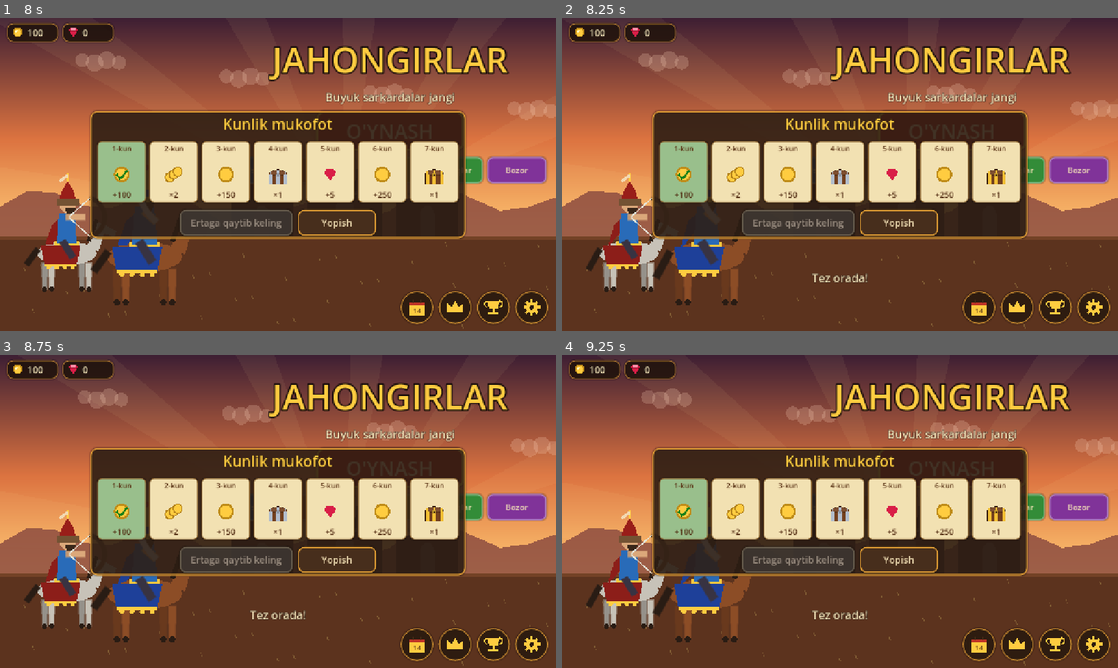
Above: before the commit, frames 1-4 (two rows, left to right).
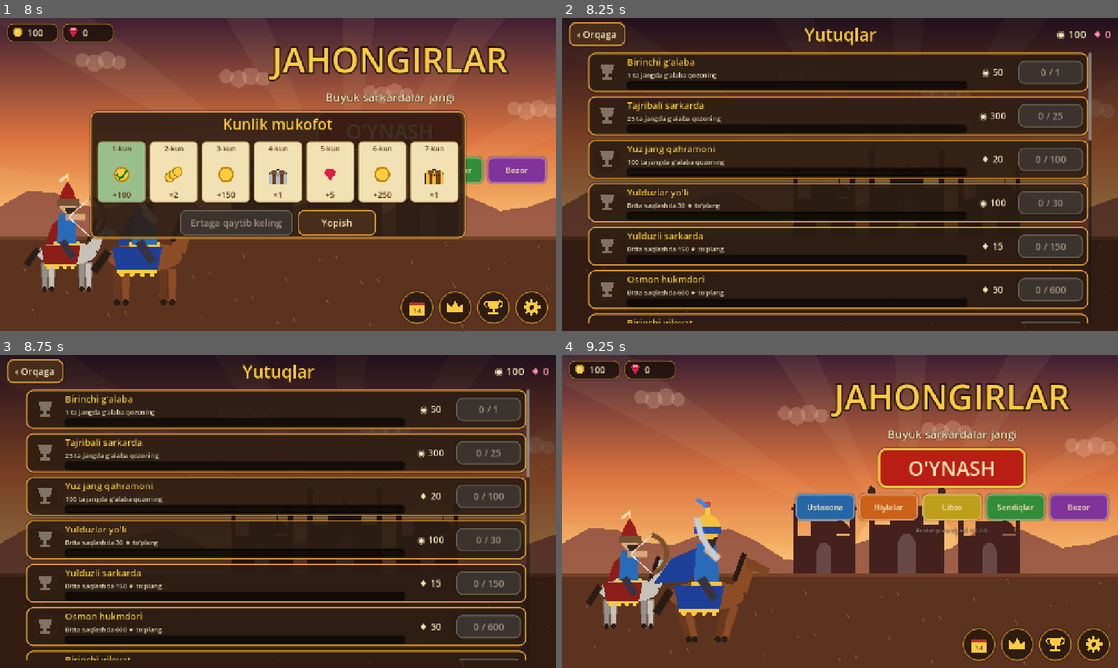
Above: after the commit, the same moments.

Repository: bekzodbeknematov8-cpu/lost-centuries-game
Game: Godot game, scene res://scenes/main_menu.tscn
The game is run twice, just before and just after one commit, with the same random seed, the same clock (stepped at 60 frames per second) and the same inputs.
Inputs (mouse positions are in pixels of both pictures, inside the frame that each line leads up to):
- Up to frame 1 (8 s): click "Olish" at 0.5 s; click "O'YNASH" at 1.25 s; click "Ustaxona" at 2 s; click "Hiylalar" at 2.75 s; click "Libos" at 3.5 s; tap Enter at 4.25 s; move the mouse to (400, 158) at 4.27 s; hold D 4.28-5 s; click (400, 158) at 4.42 s; tap Space at 4.52 s; click "Sandiqlar" at 5 s; click "Bozor" at 5.75 s; click "‹ Orqaga" at 6.5 s; click (417, 305) at 7.25 s
- Up to frame 2 (8.25 s): click (1017, 305) at 8.02 s
- Up to frame 3 (8.75 s): no input
- Up to frame 4 (9.25 s): click (595, 370) at 8.75 s, where only the run after the commit has a clickable "‹ Orqaga"

Frame 1 is identical in both runs. In frame 2, 90% of the frame differs, in the area x 0-100%, y 0-100%; in frame 3, 90%; in frame 4, 27%.

Commit message:
Yutuqlar: 20 ta yutuq va mukofotlar
- G'alaba, yulduz, boss, to'lqin, o'ldirish, ustaxona, sandiq, hiyla, kunlik, libos, sarkardalar
- Statistika hisoblagichlari; yutuqlar ekrani; tojda olinadigan mukofotlar belgisi
- 1 yangi test

Co-Authored-By: Claude Opus 5.5 <noreply@anthropic.com>
Claude-Session: https://claude.ai/code/session_01AUvG8mVZ2xcqJ9Wfw9UwnE

Diff:
--- /dev/null
+++ b/data/achievements.json
@@ -0,0 +1,27 @@
+{
+	"order": ["first_win", "wins_25", "wins_100", "stars_30", "stars_150", "stars_600", "boss_1", "boss_10", "boss_40",
+		"wave_10", "wave_25", "kills_500", "kills_5000", "upgrades_10", "upgrades_40", "chests_10", "tactics_20",
+		"daily_7", "outfits_3", "heroes_4"],
+	"list": {
+		"first_win":   {"metric": "wins",       "target": 1,    "reward": {"type": "coins", "amount": 50}},
+		"wins_25":     {"metric": "wins",       "target": 25,   "reward": {"type": "coins", "amount": 300}},
+		"wins_100":    {"metric": "wins",       "target": 100,  "reward": {"type": "gems", "amount": 20}},
+		"stars_30":    {"metric": "stars",      "target": 30,   "reward": {"type": "coins", "amount": 100}},
+		"stars_150":   {"metric": "stars",      "target": 150,  "reward": {"type": "gems", "amount": 15}},
+		"stars_600":   {"metric": "stars",      "target": 600,  "reward": {"type": "gems", "amount": 50}},
+		"boss_1":      {"metric": "bosses",     "target": 1,    "reward": {"type": "coins", "amount": 100}},
+		"boss_10":     {"metric": "bosses",     "target": 10,   "reward": {"type": "gems", "amount": 20}},
+		"boss_40":     {"metric": "bosses",     "target": 40,   "reward": {"type": "gems", "amount": 80}},
+		"wave_10":     {"metric": "best_wave",  "target": 10,   "reward": {"type": "coins", "amount": 150}},
+		"wave_25":     {"metric": "best_wave",  "target": 25,   "reward": {"type": "gems", "amount": 25}},
+		"kills_500":   {"metric": "kills",      "target": 500,  "reward": {"type": "coins", "amount": 200}},
+		"kills_5000":  {"metric": "kills",      "target": 5000, "reward": {"type": "gems", "amount": 30}},
+		"upgrades_10": {"metric": "upgrades",   "target": 10,   "reward": {"type": "coins", "amount": 150}},
+		"upgrades_40": {"metric": "upgrades",   "target": 40,   "reward": {"type": "gems", "amount": 25}},
+		"chests_10":   {"metric": "chests",     "target": 10,   "reward": {"type": "gems", "amount": 15}},
+		"tactics_20":  {"metric": "tactics",    "target": 20,   "reward": {"type": "coins", "amount": 150}},
+		"daily_7":     {"metric": "daily",      "target": 7,    "reward": {"type": "gems", "amount": 20}},
+		"outfits_3":   {"metric": "outfits",    "target": 3,    "reward": {"type": "coins", "amount": 150}},
+		"heroes_4":    {"metric": "heroes",     "target": 4,    "reward": {"type": "gems", "amount": 30}}
+	}
+}
--- a/data/strings.json
+++ b/data/strings.json
@@ -1264,5 +1264,209 @@
 		"en": "for master commanders only",
 		"ru": "только для мастеров",
 		"tr": "yalnızca usta komutanlar için"
+	},
+	"ACH_FIRST_WIN": {
+		"uz": "Birinchi g'alaba",
+		"en": "First victory",
+		"ru": "Первая победа",
+		"tr": "İlk zafer"
+	},
+	"ACH_WINS_25": {
+		"uz": "Tajribali sarkarda",
+		"en": "Seasoned commander",
+		"ru": "Опытный полководец",
+		"tr": "Tecrübeli komutan"
+	},
+	"ACH_WINS_100": {
+		"uz": "Yuz jang qahramoni",
+		"en": "Hero of a hundred battles",
+		"ru": "Герой ста битв",
+		"tr": "Yüz savaşın kahramanı"
+	},
+	"ACH_STARS_30": {
+		"uz": "Yulduzlar yo'li",
+		"en": "Path of stars",
+		"ru": "Путь звёзд",
+		"tr": "Yıldızların yolu"
+	},
+	"ACH_STARS_150": {
+		"uz": "Yulduzli sarkarda",
+		"en": "Starry commander",
+		"ru": "Звёздный полководец",
+		"tr": "Yıldızlı komutan"
+	},
+	"ACH_STARS_600": {
+		"uz": "Osmon hukmdori",
+		"en": "Ruler of the sky",
+		"ru": "Владыка неба",
+		"tr": "Göklerin hâkimi"
+	},
+	"ACH_BOSS_1": {
+		"uz": "Birinchi viloyat",
+		"en": "First region",
+		"ru": "Первая область",
+		"tr": "İlk bölge"
+	},
+	"ACH_BOSS_10": {
+		"uz": "Fotih",
+		"en": "Conqueror",
+		"ru": "Завоеватель",
+		"tr": "Fatih"
+	},
+	"ACH_BOSS_40": {
+		"uz": "Jahongir",
+		"en": "World conqueror",
+		"ru": "Покоритель мира",
+		"tr": "Cihangir"
+	},
+	"ACH_WAVE_10": {
+		"uz": "Mustahkam qal'a",
+		"en": "Steadfast fortress",
+		"ru": "Стойкая крепость",
+		"tr": "Sarsılmaz kale"
+	},
+	"ACH_WAVE_25": {
+		"uz": "Yengilmas devor",
+		"en": "Unbreakable wall",
+		"ru": "Несокрушимая стена",
+		"tr": "Yıkılmaz sur"
+	},
+	"ACH_KILLS_500": {
+		"uz": "Jang maydoni",
+		"en": "Battlefield",
+		"ru": "Поле битвы",
+		"tr": "Savaş meydanı"
+	},
+	"ACH_KILLS_5000": {
+		"uz": "Afsonaviy qo'shin",
+		"en": "Legendary army",
+		"ru": "Легендарное войско",
+		"tr": "Efsanevi ordu"
+	},
+	"ACH_UPGRADES_10": {
+		"uz": "Usta",
+		"en": "Craftsman",
+		"ru": "Мастер",
+		"tr": "Usta"
+	},
+	"ACH_UPGRADES_40": {
+		"uz": "Bosh usta",
+		"en": "Master craftsman",
+		"ru": "Главный мастер",
+		"tr": "Baş usta"
+	},
+	"ACH_CHESTS_10": {
+		"uz": "Xazinachi",
+		"en": "Treasurer",
+		"ru": "Казначей",
+		"tr": "Hazinedar"
+	},
+	"ACH_TACTICS_20": {
+		"uz": "Hiylakor",
+		"en": "Tactician",
+		"ru": "Тактик",
+		"tr": "Taktisyen"
+	},
+	"ACH_DAILY_7": {
+		"uz": "Sodiq sarkarda",
+		"en": "Loyal commander",
+		"ru": "Верный полководец",
+		"tr": "Sadık komutan"
+	},
+	"ACH_OUTFITS_3": {
+		"uz": "Bezakli qo'shin",
+		"en": "Splendid army",
+		"ru": "Нарядное войско",
+		"tr": "Gösterişli ordu"
+	},
+	"ACH_HEROES_4": {
+		"uz": "To'rt sarkarda",
+		"en": "Four commanders",
+		"ru": "Четыре полководца",
+		"tr": "Dört komutan"
+	},
+	"MET_WINS": {
+		"uz": "%d ta jangda g'alaba qozoning",
+		"en": "Win %d battles",
+		"ru": "Выиграйте %d битв",
+		"tr": "%d savaş kazanın"
+	},
+	"MET_STARS": {
+		"uz": "Bitta saqlashda %d ★ to'plang",
+		"en": "Collect %d ★ in one save",
+		"ru": "Соберите %d ★ в одном сохранении",
+		"tr": "Bir kayıtta %d ★ toplayın"
+	},
+	"MET_BOSSES": {
+		"uz": "%d ta viloyat bossini yenging",
+		"en": "Defeat %d region bosses",
+		"ru": "Победите %d боссов областей",
+		"tr": "%d bölge bossunu yenin"
+	},
+	"MET_BEST_WAVE": {
+		"uz": "Cheksiz mudofaada %d-to'lqinga yeting",
+		"en": "Reach wave %d in Endless Defense",
+		"ru": "Дойдите до волны %d в обороне",
+		"tr": "Sonsuz Savunmada %d. dalgaya ulaşın"
+	},
+	"MET_KILLS": {
+		"uz": "%d ta dushman jangchisini yenging",
+		"en": "Defeat %d enemy soldiers",
+		"ru": "Победите %d вражеских воинов",
+		"tr": "%d düşman askerini yenin"
+	},
+	"MET_UPGRADES": {
+		"uz": "Ustaxonada %d ta yaxshilanish oling",
+		"en": "Buy %d workshop upgrades",
+		"ru": "Купите %d улучшений",
+		"tr": "Atölyede %d geliştirme alın"
+	},
+	"MET_CHESTS": {
+		"uz": "%d ta sandiq oching",
+		"en": "Open %d chests",
+		"ru": "Откройте %d сундуков",
+		"tr": "%d sandık açın"
+	},
+	"MET_TACTICS": {
+		"uz": "%d ta hiyla ishlating",
+		"en": "Use %d tactics",
+		"ru": "Используйте %d хитростей",
+		"tr": "%d taktik kullanın"
+	},
+	"MET_DAILY": {
+		"uz": "Kunlik mukofotni %d marta oling",
+		"en": "Claim the daily reward %d times",
+		"ru": "Заберите ежедневную награду %d раз",
+		"tr": "Günlük ödülü %d kez alın"
+	},
+	"MET_OUTFITS": {
+		"uz": "%d ta libosga ega bo'ling",
+		"en": "Own %d outfits",
+		"ru": "Имейте %d облачения",
+		"tr": "%d kıyafete sahip olun"
+	},
+	"MET_HEROES": {
+		"uz": "%d ta sarkardani oching",
+		"en": "Unlock %d commanders",
+		"ru": "Откройте %d полководцев",
+		"tr": "%d komutanın kilidini açın"
+	},
+	"ACHIEVEMENTS": {
+		"uz": "Yutuqlar",
+		"en": "Achievements",
+		"ru": "Достижения",
+		"tr": "Başarımlar"
+	},
+	"CLAIM": {
+		"uz": "Olish",
+		"en": "Claim",
+		"ru": "Забрать",
+		"tr": "Al"
+	},
+	"CLAIMED": {
+		"uz": "Olindi",
+		"en": "Claimed",
+		"ru": "Получено",
+		"tr": "Alındı"
 	}
 }
--- /dev/null
+++ b/scenes/achievements_screen.tscn
@@ -0,0 +1,12 @@
+[gd_scene load_steps=2 format=3]
+
+[ext_resource type="Script" path="res://scripts/ui/achievements_screen.gd" id="1"]
+
+[node name="AchievementsScreen" type="Control"]
+layout_mode = 3
+anchors_preset = 15
+anchor_right = 1.0
+anchor_bottom = 1.0
+grow_horizontal = 2
+grow_vertical = 2
+script = ExtResource("1")
--- a/scripts/autoload/game_data.gd
+++ b/scripts/autoload/game_data.gd
@@ -12,6 +12,7 @@
 var chests: Dictionary = {}
 var outfits: Dictionary = {}
 var market: Dictionary = {}
+var achievements: Dictionary = {}
 
 
 func _init() -> void:
@@ -26,6 +27,7 @@
 	chests = load_json("res://data/chests.json")
 	outfits = load_json("res://data/outfits.json")
 	market = load_json("res://data/market.json")
+	achievements = load_json("res://data/achievements.json")
 
 
 static func load_json(path: String) -> Dictionary:
--- a/scripts/autoload/game_state.gd
+++ b/scripts/autoload/game_state.gd
@@ -9,7 +9,7 @@
 var hero: String = "temur"
 var level_id: String = ""          ## "" = erkin jang, aks holda kampaniya bosqichi
 var mode: String = "skirmish"      ## "skirmish" | "campaign" | "endless"
-var progress: Dictionary = {"version": PROGRESS_VERSION, "st …(365 unchanged characters)… e": false, "slots": [], "active_slot": 0}
+var progress: Dictionary = {"version": PROGRESS_VERSION, "st …(365 unchanged characters)… e": false, "slots": [], "active_slot": 0, "stats": {}, "ach_claimed": []}
 var _store := ProgressStore.new(PROGRESS_PATH)
 var settings: Dictionary = {
 	"locale": "uz",
@@ -267,3 +267,32 @@
 func slot_difficulty() -> String:
 	_store.data = progress
 	return _store.slot_difficulty()
+
+
+# --- Yutuqlar ---------------------------------------------------------------------
+
+func heroes_owned_count() -> int:
+	var n := 0
+	for h in ["chingiz", "jaloliddin", "temur", "boyazid"]:
+		if hero_owned(h):
+			n += 1
+	return n
+
+
+func record_battle(won: bool, kills: int) -> void:
+	_store.data = progress
+	_store.record_battle(won, kills)
+
+
+func claim_achievement(id: String) -> bool:
+	_store.data = progress
+	return _store.claim_achievement(GameData.achievements, id, heroes_owned_count())
+
+
+func claimable_achievements() -> int:
+	var n := 0
+	var ho := heroes_owned_count()
+	for id in GameData.achievements.order:
+		if Achievements.claimable(GameData.achievements, progress, id, ho):
+			n += 1
+	return n
--- /dev/null
+++ b/scripts/sim/achievements.gd
@@ -0,0 +1,39 @@
+class_name Achievements
+extends RefCounted
+## Yutuqlar: progress lug'atidan ko'rsatkichlarni hisoblaydi (autoload'larga bog'liq emas).
+
+
+static func metric(p: Dictionary, name: String, heroes_owned := 1) -> int:
+	var stats: Dictionary = p.get("stats", {})
+	match name:
+		"wins", "kills", "chests", "tactics", "daily":
+			return int(stats.get(name, 0))
+		"stars":
+			var best := 0
+			for sl in p.get("slots", []):
+				best = maxi(best, Campaign.total_stars(sl.get("stars", {})))
+			return maxi(best, Campaign.total_stars(p.get("stars", {})))
+		"bosses":
+			var seen := {}
+			for sl in p.get("slots", []):
+				for k in sl.get("stars", {}):
+					if Campaign.is_boss(str(k)) and int(sl.stars[k]) > 0:
+						seen[k] = true
+			return seen.size()
+		"best_wave":
+			return int(p.get("best_wave", 0))
+		"upgrades":
+			var n := 0
+			var ups: Dictionary = p.get("upgrades", {})
+			for k in ups:
+				n += int(ups[k])
+			return n
+		"outfits":
+			return p.get("outfits", []).size()
+		"heroes":
+			return heroes_owned
+	return 0
+
+
+static func claimable(def: Dictionary, p: Dictionary, id: String, heroes_owned := 1) -> bool:
+	return not (id in p.get("ach_claimed", [])) and metric(p, str(def.list[id].metric), heroes_owned) >= int(def.list[id].target)
--- a/scripts/sim/progress_store.gd
+++ b/scripts/sim/progress_store.gd
@@ -9,7 +9,7 @@
 var path: String
 const AD_DAILY_LIMIT := 5
 
-var data: Dictionary = {"version": VERSION, "stars": {}, "co …(352 unchanged characters)… e": false, "slots": [], "active_slot": 0}
+var data: Dictionary = {"version": VERSION, "stars": {}, "co …(352 unchanged characters)… e": false, "slots": [], "active_slot": 0, "stats": {}, "ach_claimed": []}
 
 
 func _init(file_path: String) -> void:
@@ -18,7 +18,7 @@
 
 
 func load_file() -> void:
-	data = {"version": VERSION, "stars": {}, "coins": 0, "gems" …(337 unchanged characters)… e": false, "slots": [], "active_slot": 0}
+	data = {"version": VERSION, "stars": {}, "coins": 0, "gems" …(337 unchanged characters)… e": false, "slots": [], "active_slot": 0, "stats": {}, "ach_claimed": []}
 	if not FileAccess.file_exists(path):
 		_ensure_slots()
 		return
@@ -67,6 +67,12 @@
 		for x in p.bought_once:
 			data.bought_once.append(str(x))
 	data.tutorial_done = bool(p.get("tutorial_done", false))
+	if p.get("stats") is Dictionary:
+		for k in p.stats:
+			data.stats[str(k)] = maxi(0, int(p.stats[k]))
+	if p.get("ach_claimed") is Array:
+		for a in p.ach_claimed:
+			data.ach_claimed.append(str(a))
 	_ensure_slots()
 	data.adgem_day = str(p.get("adgem_day", ""))
 	data.adgem_count = maxi(0, int(p.get("adgem_count", 0)))
@@ -216,6 +222,7 @@
 	if int(data.tactics.get(id, 0)) <= 0:
 		return false
 	data.tactics[id] = int(data.tactics[id]) - 1
+	_bump("tactics", 1)
 	save_file()
 	return true
 
@@ -226,6 +233,7 @@
 	if int(data.chests.get(kind, 0)) <= 0:
 		return []
 	data.chests[kind] = int(data.chests[kind]) - 1
+	_bump("chests", 1)
 	var rewards := Rewards.roll_chest(chest_data.chests[kind], tactic_ids, rng)
 	for r in rewards:
 		Rewards.apply(data, r)
@@ -253,6 +261,7 @@
 		return {}
 	var reward: Dictionary = chest_data.daily[st.day]
 	Rewards.apply(data, reward)
+	_bump("daily", 1)
 	data.daily_last = today
 	data.daily_streak = st.streak
 	save_file()
@@ -351,3 +360,25 @@
 	data.reserves[type] = have - k
 	save_file()
 	return k
+
+
+# --- Statistika va yutuqlar ---------------------------------------------------
+
+func _bump(stat: String, n: int) -> void:
+	data.stats[stat] = int(data.stats.get(stat, 0)) + n
+
+
+func record_battle(won: bool, kills: int) -> void:
+	if won:
+		_bump("wins", 1)
+	_bump("kills", kills)
+	save_file()
+
+
+func claim_achievement(ach: Dictionary, id: String, heroes_owned := 1) -> bool:
+	if not Achievements.claimable(ach, data, id, heroes_owned):
+		return false
+	Rewards.apply(data, ach.list[id].reward)
+	data.ach_claimed.append(id)
+	save_file()
+	return true
--- /dev/null
+++ b/scripts/ui/achievements_screen.gd
@@ -0,0 +1,152 @@
+extends Control
+## Yutuqlar: ko'rsatkich, progress va mukofotni olish.
+
+var _t := 0.0
+var _rows: Array = []
+var _coins: Label
+var _gems: Label
+
+
+func _ready() -> void:
+	set_anchors_preset(Control.PRESET_FULL_RECT)
+	theme = UITheme.make()
+	var top := HBoxContainer.new()
+	top.set_anchors_preset(Control.PRESET_TOP_WIDE)
+	top.offset_left = 16
+	top.offset_right = -16
+	top.offset_top = 10
+	top.add_theme_constant_override("separation", 16)
+	add_child(top)
+	var back := Button.new()
+	back.text = "‹ " + tr("BACK")
+	back.custom_minimum_size = Vector2(130, 52)
+	back.pressed.connect(func() -> void:
+		Sfx.play("click", 0.7)
+		get_tree().change_scene_to_file("res://scenes/main_menu.tscn"))
+	top.add_child(back)
+	var title := Label.new()
+	title.text = tr("ACHIEVEMENTS")
+	title.add_theme_font_size_override("font_size", 40)
+	title.add_theme_color_override("font_color", Painter.GOLD)
+	title.size_flags_horizontal = Control.SIZE_EXPAND_FILL
+	title.horizontal_alignment = HORIZONTAL_ALIGNMENT_CENTER
+	top.add_child(title)
+	_coins = Label.new()
+	_coins.add_theme_font_size_override("font_size", 24)
+	top.add_child(_coins)
+	_gems = Label.new()
+	_gems.add_theme_font_size_override("font_size", 24)
+	_gems.add_theme_color_override("font_color", Color(1, 0.55, 0.65))
+	top.add_child(_gems)
+	var scroll := ScrollContainer.new()
+	scroll.set_anchors_preset(Control.PRESET_FULL_RECT)
+	scroll.offset_left = 60
+	scroll.offset_right = -60
+	scroll.offset_top = 80
+	scroll.offset_bottom = -16
+	scroll.horizontal_scroll_mode = ScrollContainer.SCROLL_MODE_DISABLED
+	add_child(scroll)
+	var list := VBoxContainer.new()
+	list.size_flags_horizontal = Control.SIZE_EXPAND_FILL
+	list.add_theme_constant_override("separation", 10)
+	scroll.add_child(list)
+	for id in GameData.achievements.order:
+		list.add_child(_row(id))
+	_refresh()
+	Sfx.play_music("menu")
+
+
+func _row(id: String) -> PanelContainer:
+	var a: Dictionary = GameData.achievements.list[id]
+	var p := PanelContainer.new()
+	p.custom_minimum_size = Vector2(0, 84)
+	var h := HBoxContainer.new()
+	h.add_theme_constant_override("separation", 14)
+	p.add_child(h)
+	var icon := Control.new()
+	icon.custom_minimum_size = Vector2(64, 64)
+	icon.size_flags_vertical = Control.SIZE_SHRINK_CENTER
+	h.add_child(icon)
+	var v := VBoxContainer.new()
+	v.size_flags_horizontal = Control.SIZE_EXPAND_FILL
+	h.add_child(v)
+	var nm := Label.new()
+	nm.text = tr("ACH_" + id.to_upper())
+	nm.add_theme_font_size_override("font_size", 21)
+	nm.add_theme_color_override("font_color", Painter.GOLD)
+	v.add_child(nm)
+	var desc := Label.new()
+	desc.text = tr("MET_" + str(a.metric).to_upper()) % int(a.target)
+	desc.add_theme_font_size_override("font_size", 15)
+	v.add_child(desc)
+	var pb := ProgressBar.new()
+	pb.custom_minimum_size = Vector2(0, 18)
+	pb.show_percentage = false
+	pb.max_value = float(a.target)
+	pb.add_theme_stylebox_override("fill", UITheme.fill(Color(0.3, 0.7, 0.3)))
+	v.add_child(pb)
+	var rw := Label.new()
+	var r: Dictionary = a.reward
+	rw.text = ("◉ %d" if str(r.type) == "coins" else "♦ %d") % int(r.amount)
+	rw.custom_minimum_size = Vector2(90, 0)
+	rw.horizontal_alignment = HORIZONTAL_ALIGNMENT_CENTER
+	rw.add_theme_font_size_override("font_size", 22)
+	h.add_child(rw)
+	var btn := Button.new()
+	btn.custom_minimum_size = Vector2(150, 54)
+	btn.size_flags_vertical = Control.SIZE_SHRINK_CENTER
+	btn.add_theme_stylebox_override("normal", UITheme.box(Color(0.2, 0.45, 0.2), Painter.GOLD, 10, 2))
+	btn.pressed.connect(func() -> void:
+		if GameState.claim_achievement(id):
+			Sfx.play("victory", 0.6, 0.0)
+		_refresh())
+	h.add_child(btn)
+	_rows.append([id, icon, pb, btn])
+	return p
+
+
+func _refresh() -> void:
+	_coins.text = "◉ %d" % int(GameState.progress.coins)
+	_gems.text = "♦ %d" % int(GameState.progress.gems)
+	var ho := GameState.heroes_owned_count()
+	for r in _rows:
+		var id: String = r[0]
+		var a: Dictionary = GameData.achievements.list[id]
+		var val := Achievements.metric(GameState.progress, str(a.metric), ho)
+		var done: bool = id in GameState.progress.ach_claimed
+		var ready := Achievements.claimable(GameData.achievements, GameState.progress, id, ho)
+		r[2].value = mini(val, int(a.target))
+		var btn: Button = r[3]
+		if done:
+			btn.text = "✓ " + tr("CLAIMED")
+			btn.disabled = true
+		elif ready:
+			btn.text = tr("CLAIM")
+			btn.disabled = false
+		else:
+			btn.text = "%d / %d" % [mini(val, int(a.target)), int(a.target)]
+			btn.disabled = true
+		var icon: Control = r[1]
+		for c in icon.draw.get_connections():
+			icon.draw.disconnect(c.callable)
+		icon.draw.connect(func() -> void:
+			var c := icon.size * 0.5
+			var col := Painter.GOLD if done or ready else Color(0.5, 0.45, 0.4)
+			icon.draw_circle(c, 30.0, Color(0.2, 0.12, 0.06))
+			icon.draw_colored_polygon(PackedVector2Array([c + Vector2(-16, -18), c + Vector2(16, -18), c + Vector2(11, 2), c + Vector2(-11, 2)]), col)
+			icon.draw_rect(Rect2(c + Vector2(-3, 2), Vector2(6, 9)), col)
+			icon.draw_rect(Rect2(c + Vector2(-12, 11), Vector2(24, 6)), col)
+			if done:
+				icon.draw_line(c + Vector2(-8, -8), c + Vector2(-2, -2), Color(0.1, 0.4, 0.1), 4.0)
+				icon.draw_line(c + Vector2(-2, -2), c + Vector2(9, -14), Color(0.1, 0.4, 0.1), 4.0))
+		icon.queue_redraw()
+
+
+func _process(delta: float) -> void:
+	_t += delta
+	queue_redraw()
+
+
+func _draw() -> void:
+	MenuArt.backdrop(self, size, _t)
+	draw_rect(Rect2(Vector2.ZERO, size), Color(0, 0, 0, 0.45))
--- a/scripts/ui/main_menu.gd
+++ b/scripts/ui/main_menu.gd
@@ -48,9 +48,16 @@
 			var bg := Color(0.16, 0.1, 0.06, 0.82) if st != "pressed" else Color(0.4, 0.25, 0.1, 0.9)
 			add_theme_stylebox_override(st, UITheme.box(bg, Color(0.86, 0.6, 0.2, 0.8), 38, 3))
 
+	func _process(_d: float) -> void:
+		if kind == "crown":
+			queue_redraw()
+
 	func _draw() -> void:
 		var c := size * 0.5
 		var g := Painter.GOLD
+		if kind == "crown" and GameState.claimable_achievements() > 0:
+			draw_circle(Vector2(size.x - 12, 12), 10.0, Color(0.9, 0.15, 0.1))
+			draw_string(get_theme_default_font(), Vector2(size.x - 22, 17), str(GameState.claimable_achievements()), HORIZONTAL_ALIGNMENT_CENTER, 20, 13, Color.WHITE)
 		match kind:
 			"daily":
 				draw_rect(Rect2(c + Vector2(-17, -13), Vector2(34, 30)), g)
@@ -187,6 +194,10 @@
 			cb = _open_settings
 		elif k == "daily":
 			cb = _open_daily
+		elif k == "crown":
+			cb = func() -> void:
+				Sfx.play("click", 0.7)
+				get_tree().change_scene_to_file("res://scenes/achievements_screen.tscn")
 		ic.pressed.connect(cb)
 		icons.add_child(ic)
 
--- a/scripts/view/battle.gd
+++ b/scripts/view/battle.gd
@@ -131,6 +131,8 @@
 		Sfx.play("victory" if sim.winner == 0 else "defeat", 1.0, 0.0)
 		var won := sim.winner == 0
 		var result := {"won": won, "stars": 0, "coins": 0, "new_stars": 0, "level": level}
+		if auto_player == null:
+			GameState.record_battle(won, sim.teams[0].stats.killed)
 		if sim.endless:
 			result.endless = true
 			result.waves = sim.wave
--- a/tests/run_tests.gd
+++ b/tests/run_tests.gd
@@ -806,3 +806,26 @@
 	var n := Campaign.battle_config(c, "temur_03#2", ai_params, 1, "normal")
 	var l := Campaign.battle_config(c, "temur_03#2", ai_params, 1, "legend")
 	check(float(l.cfg.income_mult[1]) > float(n.cfg.income_mult[1]) and int(l.cfg.castle_hp[1]) > int(n.cfg.castle_hp[1]), "Afsona qiyinroq emas")
+
+
+# --- Yutuqlar ---------------------------------------------------------------
+
+func test_achievements() -> void:
+	var ach := load_json("res://data/achievements.json")
+	check(ach.order.size() >= 15, "kamida 15 ta yutuq bo'lishi kerak")
+	for id in ach.order:
+		check(ach.list.has(id), "%s: ta'rif yo'q" % id)
+	var path := "user://test_ach.json"
+	var st := ProgressStore.new(path)
+	check(not Achievements.claimable(ach, st.data, "first_win"), "g'alabasiz yutuq ochildi")
+	st.record_battle(true, 12)
+	check(Achievements.metric(st.data, "kills") == 12, "o'ldirishlar sanalmadi")
+	check(st.claim_achievement(ach, "first_win") and int(st.data.coins) == 50, "yutuq mukofoti berilmadi")
+	check(not st.claim_achievement(ach, "first_win"), "yutuq ikki marta olindi")
+	st.data.slots[1].stars = {"chingiz_01": 3, "chingiz_02": 2}
+	check(Achievements.metric(st.data, "bosses") == 2, "bosslar boshqa slotdan sanalmadi")
+	check(Achievements.claimable(ach, st.data, "heroes_4", 4) and not Achievements.claimable(ach, st.data, "heroes_4", 2), "qahramonlar yutug'i noto'g'ri")
+	var st2 := ProgressStore.new(path)
+	st2.load_file()
+	check("first_win" in st2.data.ach_claimed and int(st2.data.stats.wins) == 1, "yutuqlar saqlanmadi")
+	DirAccess.remove_absolute(path)
Not shown, added: scripts/sim/achievements.gd.uid
Not shown, added: scripts/ui/achievements_screen.gd.uid
Not shown, changed: PROGRESS.md
Not shown, changed: tools/smoke_test.sh
